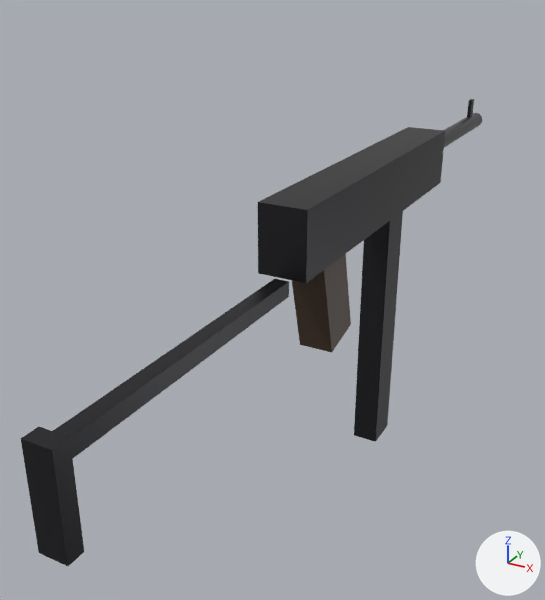
One commit to the glTF model assets/models/weapons/mp40.glb: the scene before it, then after it.
Before and after are seen from a 50 mm camera at (0.243, -0.535, 0.211) aimed at (-0.065, 0.025, -0.069). The axes (+X, +Y, +Z) are drawn at lower right. The lights are the same throughout. The older version comes first. Vertices at exactly the same position are counted once.

Names of what the first picture shows: 'mp40_LOD0'.
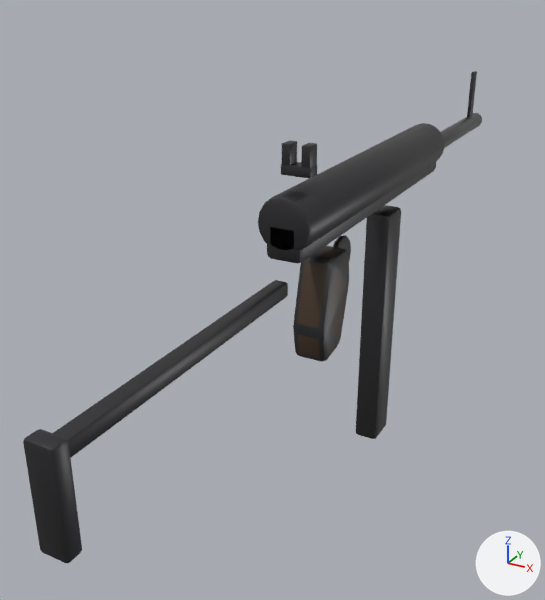
Edits to the scene script, one JSON object a line:
```json
{"block": "me_mp40_lod0", "where": "# used by ob_mp40_lod0; location = (0.0, 0.0, 0.0)"}
{"op": "remove", "block": "me_mp40_lod0", "code": "me_mp40_lod0.from_pydata(...)  # 68 vertices, 108 faces; spans x -0.02..0.02, y -0.326..0.44, z -0.25..0.064"}
{"op": "add", "block": "me_mp40_lod0", "code": "me_mp40_lod0.from_pydata(...)  # 828 vertices, 1608 faces; spans x -0.022..0.022, y -0.326..0.44, z -0.25..0.097"}
{"block": "me_mp40_lod0", "change": "me_mp40_lod0 part 1: the loose piece of 8 vertices spanning x -0.02..0.02, y -0.08..0.24, z 0.002..0.057 is rebuilt with 108 vertices and now spans x -0.022..0.022, y -0.08..0.24, z 0.02..0.064"}
{"block": "me_mp40_lod0", "change": "me_mp40_lod0 part 2: the loose piece of 8 vertices spanning x -0.002..0.002, y 0.405..0.415, z 0.044..0.064 is rebuilt with 56 vertices and now spans x -0.002..0.002, y 0.404..0.416, z 0.042..0.097"}
{"block": "me_mp40_lod0", "change": "me_mp40_lod0 part 3: the loose piece of 8 vertices spanning x -0.006..0.006, y -0.32..-0.08, z -0.011..0.001 is rebuilt with 56 vertices and now spans x -0.006..0.006, y -0.32..-0.08, z -0.011..0.001"}
{"block": "me_mp40_lod0", "change": "me_mp40_lod0 part 4: the loose piece of 8 vertices spanning x -0.01..0.01, y -0.326..-0.314, z -0.065..0.005 is rebuilt with 56 vertices and now spans x -0.01..0.01, y -0.326..-0.314, z -0.065..0.005"}
{"block": "me_mp40_lod0", "change": "me_mp40_lod0 part 5: the loose piece of 8 vertices spanning x -0.013..0.013, y 0.11..0.145, z -0.25..0.0 is rebuilt with 56 vertices and now spans x -0.013..0.013, y 0.11..0.145, z -0.25..0.0"}
{"block": "me_mp40_lod0", "change": "me_mp40_lod0 part 6: the loose piece of 8 vertices spanning x -0.015..0.015, y -0.041..0.021, z -0.084..0.014 is rebuilt with 108 vertices and now spans x -0.015..0.015, y -0.035..0.017, z -0.089..0.0"}
{"block": "me_mp40_lod0", "change": "me_mp40_lod0 part 7: a new loose piece of 68 vertices spanning x 0.0..0.006, y 0.002..0.038, z -0.03..0.006, in mat_metal (dark grey #4d4d50)"}
{"block": "me_mp40_lod0", "change": "me_mp40_lod0 part 8: a new loose piece of 56 vertices spanning x -0.015..0.015, y -0.08..0.24, z 0.014..0.046, in mat_metal (dark grey #4d4d50)"}
{"block": "me_mp40_lod0", "change": "me_mp40_lod0 part 9: a new loose piece of 56 vertices spanning x -0.012..-0.005, y -0.06..-0.048, z 0.081..0.097, in mat_metal (dark grey #4d4d50)"}
{"block": "me_mp40_lod0", "change": "me_mp40_lod0 part 10: a new loose piece of 56 vertices spanning x 0.005..0.012, y -0.06..-0.048, z 0.081..0.097, in mat_metal (dark grey #4d4d50)"}
{"block": "me_mp40_lod0", "change": "me_mp40_lod0 part 11: a new loose piece of 56 vertices spanning x -0.012..0.012, y -0.06..-0.048, z 0.074..0.082, in mat_metal (dark grey #4d4d50)"}
{"block": "me_mp40_lod0", "change": "other edits to the shape of me_mp40_lod0 do not show in these pictures"}
```

Location of each change, [x1, y1, x2, y2] in pixels of the pictures (545 x 600 px):
```json
{"object": "mp40_LOD0", "change": "reshaped", "before": [21, 99, 482, 566], "after": [23, 71, 482, 563]}
{"part": 1, "of": "me_mp40_lod0", "change": "rebuilt", "before": [258, 127, 445, 283], "after": [258, 123, 445, 250], "on screen": "18% shorter"}
{"part": 2, "of": "me_mp40_lod0", "change": "rebuilt", "before": [467, 99, 474, 117], "after": [467, 71, 477, 117], "on screen": "38% wider, 147% taller"}
{"part": 3, "of": "me_mp40_lod0", "change": "rebuilt", "before": [53, 279, 289, 459], "after": [53, 280, 288, 458]}
{"part": 4, "of": "me_mp40_lod0", "change": "rebuilt", "before": [21, 427, 84, 566], "after": [23, 429, 82, 563], "on screen": "6% narrower"}
{"part": 5, "of": "me_mp40_lod0", "change": "rebuilt", "before": [354, 211, 403, 442], "after": [356, 205, 401, 439], "on screen": "8% narrower"}
{"part": 6, "of": "me_mp40_lod0", "change": "rebuilt", "before": [292, 254, 351, 352], "after": [293, 246, 349, 362]}
{"part": 7, "of": "me_mp40_lod0", "change": "added", "after": [333, 235, 351, 260]}
{"part": 8, "of": "me_mp40_lod0", "change": "added", "after": [267, 162, 436, 263]}
{"part": 9, "of": "me_mp40_lod0", "change": "added", "after": [282, 140, 297, 166]}
{"part": 10, "of": "me_mp40_lod0", "change": "added", "after": [301, 143, 317, 168]}
{"part": 11, "of": "me_mp40_lod0", "change": "added", "after": [281, 162, 317, 178]}
```
